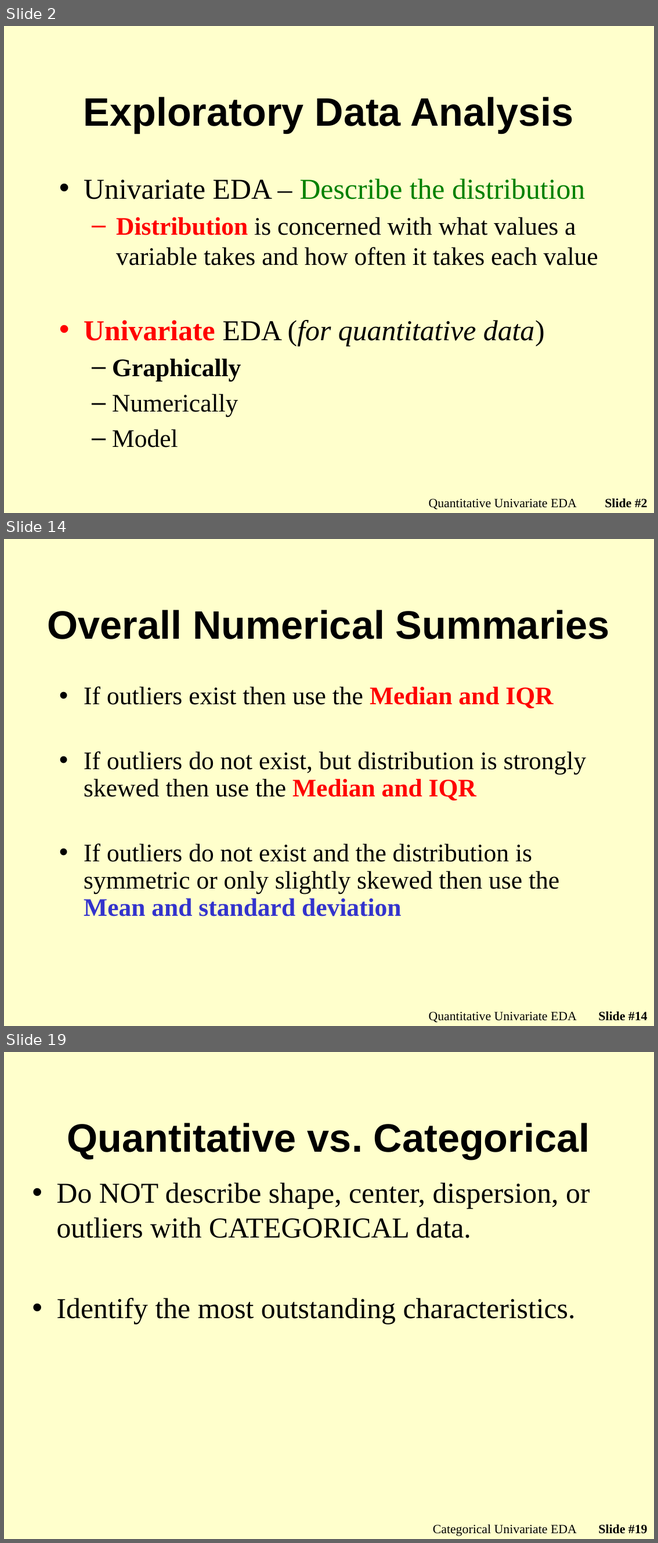
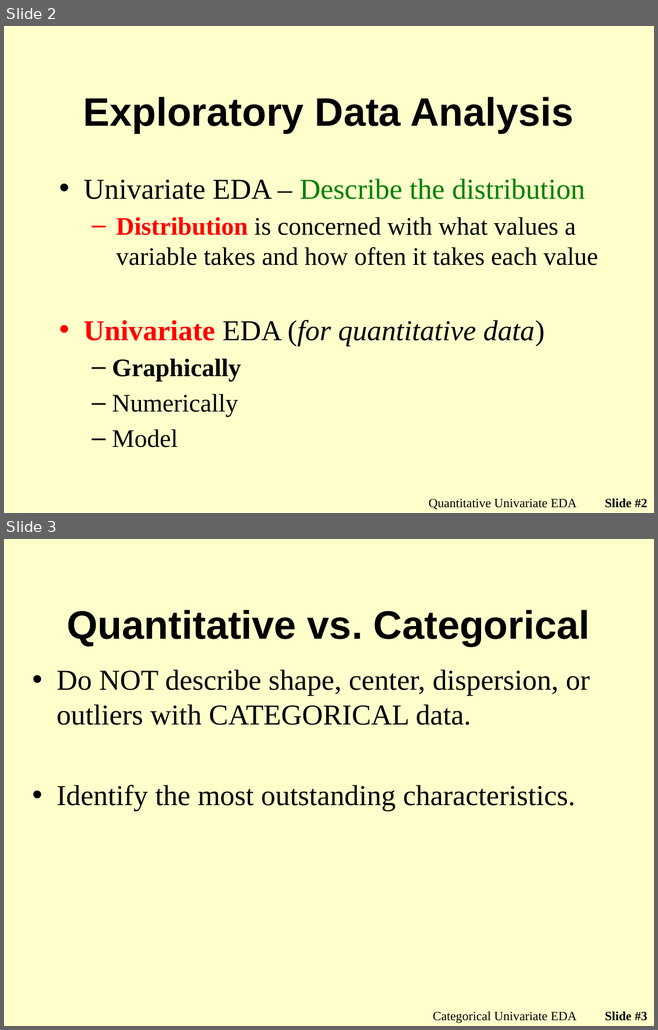
Before and after one commit to droglenc/NCMTH107, a slide deck: modules/UnivEDA_Categorical/PPT_old.pptx. Shown one above the other, each under a label of ours: slides 2, 14 and 19 before the commit, slides 2 and 3 after it; the slides between them are not shown. The pictures are 658x1543 and 658x1030 pixels, drawn with LibreOffice and Linux fonts; fonts in the diff are those of the drawing; background and template pictures are left out. Boxes give left, top, right and bottom in pixels: in the first picture for what was removed or moved away, otherwise in the second. Text is boxed around its words. In the diff, an @@ line names an element or a change of style, - is before the commit and + after.

Commit message:
Added Normal Distributions module

```diff
--- a/modules/UnivEDA_Categorical/PPT_old.pptx
+++ b/modules/UnivEDA_Categorical/PPT_old.pptx
@@ slide 14 removed at <box>4,539,654,1026</box>, background picture (left out) @@
@@ title removed at <box>48,610,610,639</box> @@
-Overall Numerical Summaries
@@ text removed at <box>83,686,586,917</box> @@
-• If outliers exist then use the Median and IQR
-• If outliers do not exist, but distribution is strongly skewed then use the Median and IQR
-• If outliers do not exist and the distribution is symmetric or only slightly skewed then use the Mean and standard deviation
@@ text removed at <box>429,1012,576,1023</box> @@
-Quantitative Univariate EDA
@@ page number removed at <box>598,1012,647,1021</box> @@
-Slide #14
@@ what was slide 19 is now slide 3 @@
@@ page number at <box>604,1012,647,1021</box>: text changed @@
-Slide #19
+Slide #3
```
Also in this commit, not shown: 15 other slides removed, 35 other files.
